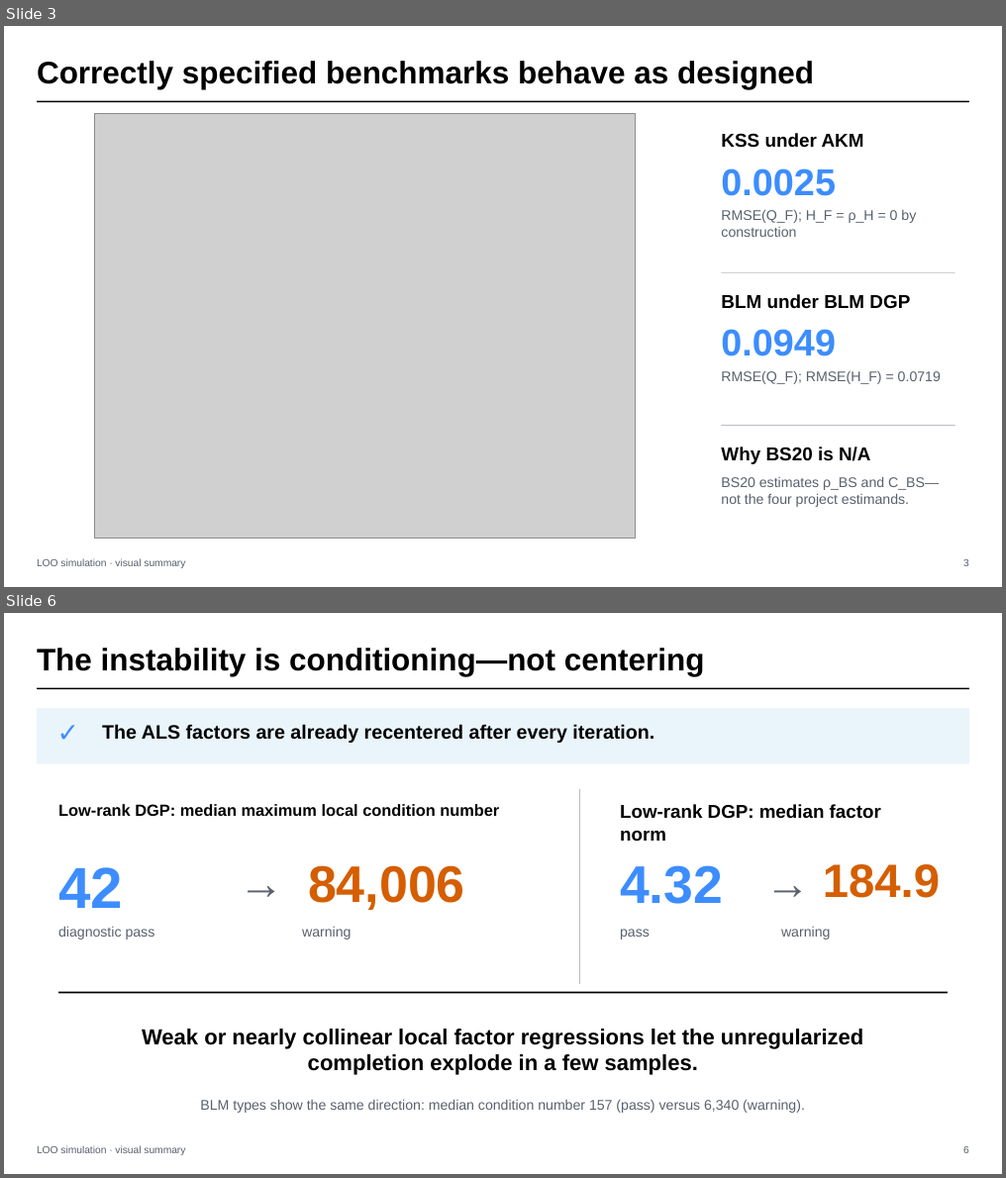
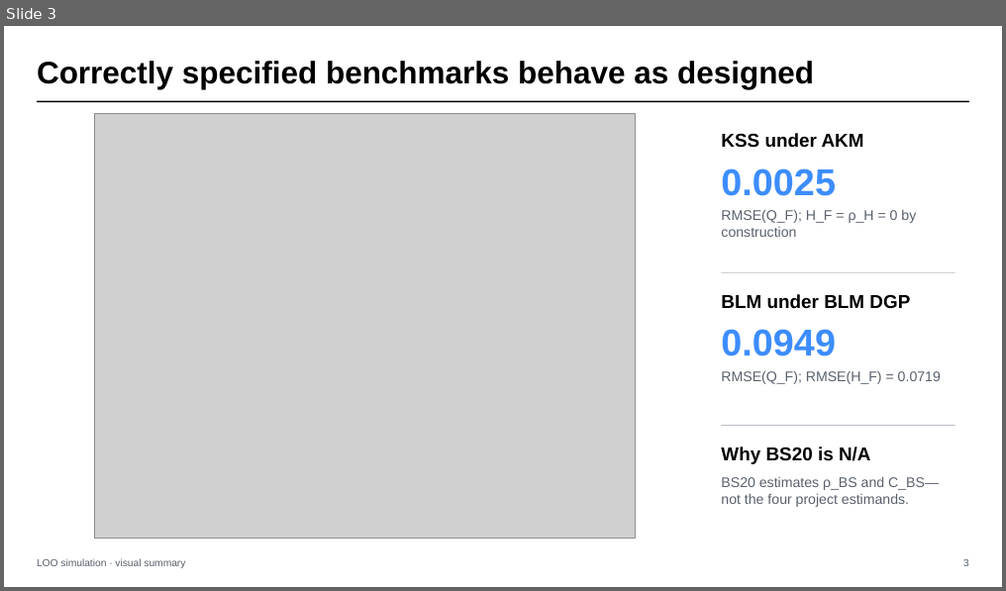
Before and after one commit to michaeljwang6/loo_simulation, a slide deck: work/loo_simulation/output/loo_simulation_visual_summary.pptx. Shown one above the other, each under a label of ours: slides 3 and 6 before the commit, slide 3 after it; the slides between them are not shown. The pictures are 1006x1178 and 1006x591 pixels, drawn with LibreOffice and Linux fonts; fonts in the diff are those of the drawing; grey boxes stand for pictures. Boxes give left, top, right and bottom in pixels: in the first picture for what was removed or moved away, otherwise in the second. Text is boxed around its words. In the diff, an @@ line names an element or a change of style, - is before the commit and + after.

Commit message:
Clarify simulation diagnostics and untested variants

```diff
--- a/work/loo_simulation/output/loo_simulation_visual_summary.pptx
+++ b/work/loo_simulation/output/loo_simulation_visual_summary.pptx
@@ slide 6 removed at [4,613,1002,1174], background #FFFFFF @@
@@ text removed at [37,648,705,676] @@
-The instability is conditioning—not centering
@@ rectangle removed at [37,688,969,689] @@
@@ rectangle removed at [37,708,969,764] @@
@@ text removed at [57,716,91,750] @@
-✓
@@ text removed at [102,724,654,743] @@
-The ALS factors are already recentered after every iteration.
@@ rectangle removed at [580,789,580,983] @@
@@ text removed at [58,804,499,816] @@
-Low-rank DGP: median maximum local condition number
@@ text removed at [620,804,881,842] @@
-Low-rank DGP: median factor norm
@@ text removed at [58,867,123,908] @@
-42
@@ text removed at [223,855,300,909] @@
-→
@@ text removed at [308,865,465,910] @@
-84,006
@@ text removed at [620,865,723,904] @@
-4.32
@@ text removed at [756,855,819,909] @@
-→
@@ text removed at [823,864,940,898] @@
-184.9
@@ text removed at [58,926,350,940] @@
-diagnostic pass warning
@@ text removed at [620,927,830,940] @@
-pass warning
@@ rectangle removed at [58,992,948,993] @@
@@ text removed at [142,1029,863,1075] @@
-Weak or nearly collinear local factor regressions let the unregularized completion explode in a few samples.
@@ text removed at [200,1099,805,1113] @@
-BLM types show the same direction: median condition number 157 (pass) versus 6,340 (warning).
@@ text removed at [37,1146,185,1156] @@
-LOO simulation · visual summary
@@ text removed at [963,1147,969,1154] @@
-6
```
Also in this commit, not shown: 3 slides changed, 2 slides added, 1 other slide removed, 2 other files.
